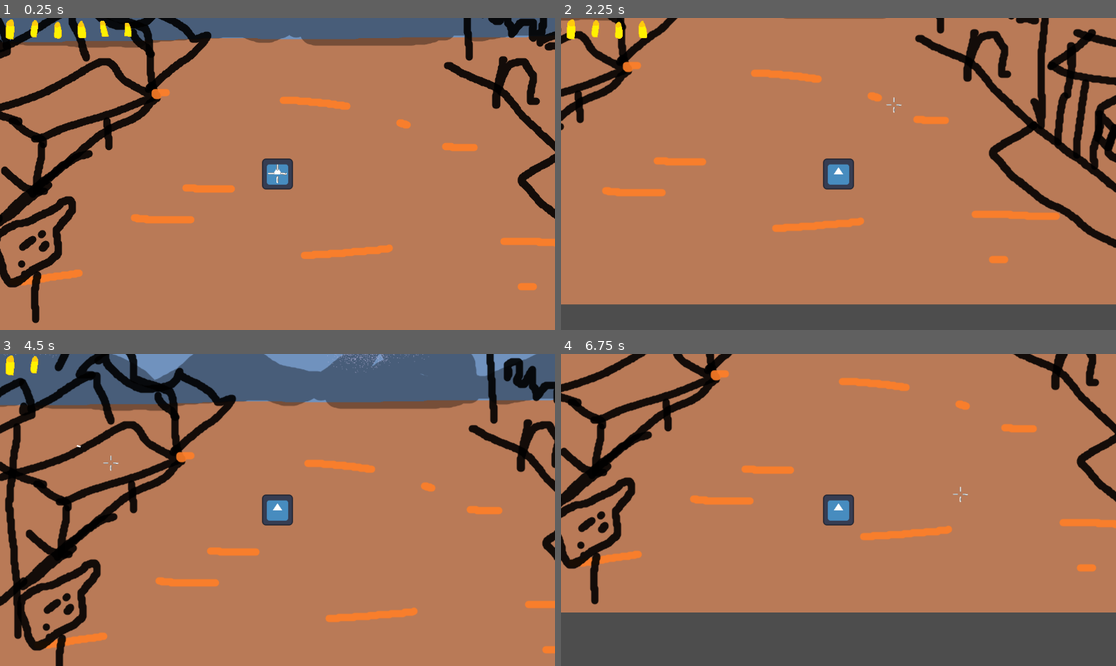
Above: before the commit, frames 1-4 (two rows, left to right).
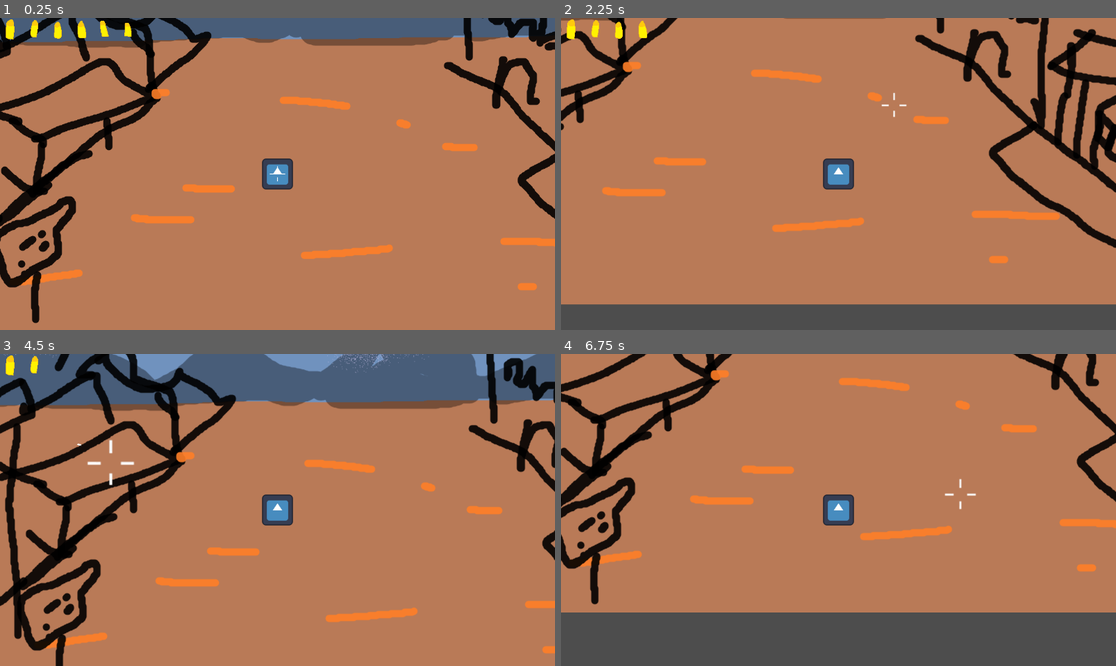
Above: after the commit, the same moments.

Repository: Niimphu/quickdraw
Game: Godot game, scene res://test.tscn
The game is run twice, just before and just after one commit, with the same random seed, the same clock (stepped at 60 frames per second) and the same inputs. The engine's default icon, where the game draws it, is replaced by a stand-in: a white triangle on a blue panel in a dark square.
Inputs (mouse positions are in pixels of both pictures, inside the frame that each line leads up to):
- Up to frame 1 (0.25 s): no input
- Up to frame 2 (2.25 s): tap Enter at 0.5 s; hold D (right) 0.53-1.28 s; hold Mouse wheel down (scroll_down) 0.53-1.28 s; tap Mouse wheel up (scroll_up) at 0.8, 1.35 s; move the mouse to (727, 189) at 1.27 s; hold S (down) 1.28-2.03 s; click (727, 189) at 1.55 s; move the mouse to (894, 105) at 2.02 s; press the mouse at (894, 105) at 2.03 s; hold D (right) from 2.03 s (still down)
- Up to frame 3 (4.5 s): tap Mouse wheel down (scroll_down) at 2.3, 2.85 s; move the mouse to (249, 572) at 2.77 s; release D (right) at 2.78 s; release the mouse at (249, 572) at 2.78 s; hold W (up) 2.78-3.53 s; tap Mouse wheel up (scroll_up) at 3.05 s; move the mouse to (444, 556) at 3.52 s; hold Mouse wheel up (scroll_up) 3.53-4.28 s; hold A (left) from 3.53 s (still down); click (444, 556) at 3.8 s; move the mouse to (111, 463) at 4.27 s; click (111, 463) at 4.35 s
- Up to frame 4 (6.75 s): tap Mouse wheel down (scroll_down) at 4.55 s; move the mouse to (866, 510) at 5.02 s; release A (left) at 5.03 s; hold S (down) 5.03-5.78 s; hold Mouse wheel down (scroll_down) 5.03-5.78 s; tap Mouse wheel up (scroll_up) at 5.3, 5.85 s; move the mouse to (755, 432) at 5.77 s; hold D (right) 5.78-6.53 s; click (755, 432) at 6.05 s; move the mouse to (960, 494) at 6.52 s; press the mouse at (960, 494) at 6.53 s; hold W (up) from 6.53 s (still down)

The runs differ from the first frame. In frame 1, less than 0.1% of the frame differs, in the area x 48-52%, y 46-54%; in frame 2, less than 0.1%; in frame 3, 0.1%, in the area x 13-25%, y 27-43%; in frame 4, less than 0.1%.

Commit message:
init variable accuracy

Diff:
--- a/event_bus.gd
+++ b/event_bus.gd
@@ -1,4 +1,4 @@
 extends Node
 
-signal accuracy_modifier_changed(value: float)
+signal accuracy_changed(value: float)
 signal ammo_changed(value: int)
--- a/player.gd
+++ b/player.gd
@@ -7,9 +7,10 @@
 
 var direction := Vector2.ZERO
 var speed := move_speed
-var accuracy := 11
 var accuracy_modifier := 1.0
+var reticle_radius := 1
 var min_accuracy_modifier := 0.5
+var base_accuracy := deg_to_rad(5)
 var holstered := false
 
 var focused := false
@@ -38,13 +39,24 @@
 		change_accuracy_modifier(-0.2)
 	if event.is_action_pressed("scroll_down"):
 		change_accuracy_modifier(0.2)
+	if event is InputEventMouseMotion:
+		update_accuracy()
+
+
+func update_accuracy() -> void:
+	var player_to_mouse = get_global_mouse_position() - global_position
+	var distance := player_to_mouse.length()
+	var accuracy := base_accuracy #calculate
+	reticle_radius = distance * sin(accuracy / 2.0)
+
+	EventBus.accuracy_changed.emit(reticle_radius)
 
 
 func change_accuracy_modifier(amount: float) -> void:
 	accuracy_modifier += amount
 	if accuracy_modifier < 0.5:
 		accuracy_modifier = 0.5
-	EventBus.accuracy_modifier_changed.emit(accuracy_modifier)
+	EventBus.accuracy_changed.emit(accuracy_modifier)
 
 
 func shoot_gun() -> void:
@@ -67,10 +79,9 @@
 
 func get_bullet_direction() -> Vector2:
 	var center := get_global_mouse_position()
-	var radius := accuracy * accuracy_modifier
 
 	var angle := randf() * TAU
-	var r := sqrt(randf()) * radius
+	var r := sqrt(randf()) * reticle_radius
 
 	var offset := Vector2(cos(angle), sin(angle)) * r
 
--- a/reticle.gd
+++ b/reticle.gd
@@ -5,16 +5,19 @@
 var centre_dot = load("res://img/centredot.png")
 func _ready():
 	Input.set_custom_mouse_cursor(centre_dot, 0, Vector2(4, 4))
-	EventBus.accuracy_modifier_changed.connect(_on_accuracy_modifier_changed)
+	EventBus.accuracy_changed.connect(_on_accuracy_changed)
 
 
 func _process(_delta: float) -> void:
 	position = get_viewport().get_mouse_position() - (size * scale / 2)
 
 
-func _on_accuracy_modifier_changed(value: float) -> void:
+func _on_accuracy_changed(value: float) -> void:
 	if current_tween and current_tween.is_valid() and current_tween.is_running():
 		current_tween.kill()
 
+	var scale_factor = value / 5
+	if scale_factor < 0.7:
+		scale_factor = 0.7
 	current_tween = get_tree().create_tween()
-	current_tween.tween_property(self, "scale", Vector2(value, value), 0.1)
+	current_tween.tween_property(self, "scale", Vector2(scale_factor, scale_factor), 0.1)
Binary file changed: img/mscrosshair.png
